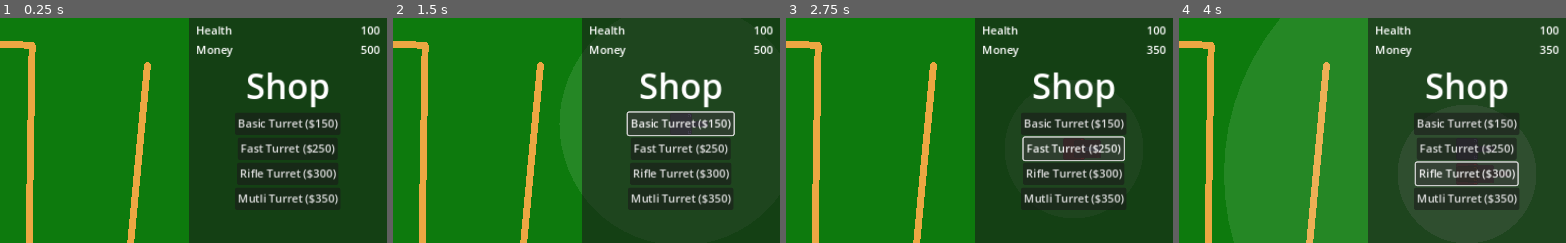
Above: before the commit, frames 1-4 (left to right).
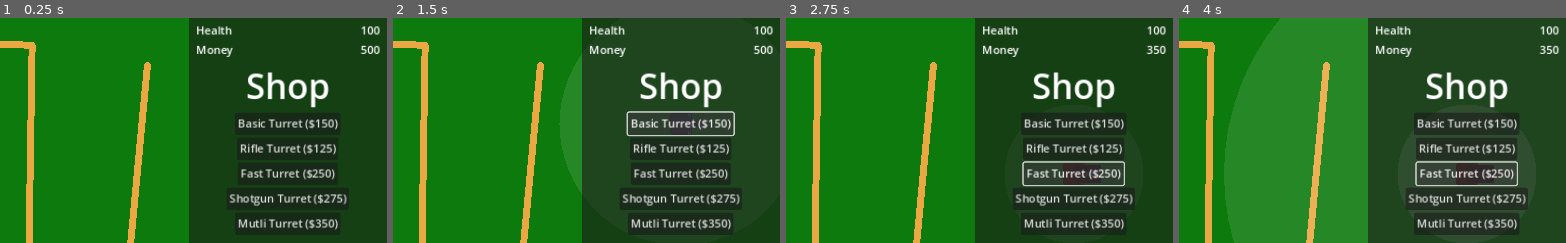
Above: after the commit, the same moments.

Repository: RainbowAsteroids/this-is-a-tower-defense-game
Game: Godot game, scene res://World/world.tscn
Same seed, same stepped clock (60 frames per second), same inputs: the game is played once before the commit and once after it.
Inputs (mouse positions are % of the whole screen's width and height, from its top left):
- Up to frame 1 (0.25 s): no input
- Up to frame 2 (1.5 s): click "Start Round" at 0.5 s; click "Basic Turret ($150)" at 1.25 s
- Up to frame 3 (2.75 s): click "Fast Turret ($250)" at 2 s
- Up to frame 4 (4 s): click (87, 34) at 2.75 s, where only the run after the commit has a clickable "Rifle Turret ($125)"; click (87, 40) at 3.5 s, where only the run before the commit has a clickable "Rifle Turret ($300)"
The pictures show only the part of the screen within x 50-100%, y 5-55%; the shares and areas given below are measured in that part.

The runs differ from the first frame. In frame 1, 2.7% of the frame differs, in the area x 59-90%, y 55-95%; in frame 2, 4.7%; in frame 3, 4.5%; in frame 4, 4.9%, in the area x 58-91%, y 53-97%.

Commit message:
Moved shop entries to their own folder

Diff:
--- a/Enemies/fast_enemy.tscn
+++ b/Enemies/fast_enemy.tscn
@@ -8,8 +8,9 @@
 
 [node name="FastEnemy" instance=ExtResource("1_id1b2")]
 color = Color(0.819608, 0.819608, 0, 1)
-speed = 200.0
-damage = 5.0
+speed = 165.0
+health = 2.0
+damage = 3.0
 bounty = 3
 
 [node name="CollisionShape2D" parent="Area2D" index="0"]
--- /dev/null
+++ b/PurchasableTurrets/basic_turret.tres
@@ -0,0 +1,10 @@
+[gd_resource type="Resource" script_class="PurchasableTurret" load_steps=3 format=3 uid="uid://cjv8338rchj35"]
+
+[ext_resource type="Script" path="res://Turret/purchasable_turret.gd" id="1_pqw2a"]
+[ext_resource type="PackedScene" uid="uid://dh5hhbjkgbjgf" path="res://Turrets/basic_turret.tscn" id="2_87rpb"]
+
+[resource]
+script = ExtResource("1_pqw2a")
+turret = ExtResource("2_87rpb")
+price = 150.0
+name = "Basic Turret"
--- /dev/null
+++ b/PurchasableTurrets/fast_turret.tres
@@ -0,0 +1,10 @@
+[gd_resource type="Resource" script_class="PurchasableTurret" load_steps=3 format=3 uid="uid://danoq4r23d6vy"]
+
+[ext_resource type="Script" path="res://Turret/purchasable_turret.gd" id="1_vkcvn"]
+[ext_resource type="PackedScene" uid="uid://qd7vmern3xhj" path="res://Turrets/fast_turret.tscn" id="2_ibvp1"]
+
+[resource]
+script = ExtResource("1_vkcvn")
+turret = ExtResource("2_ibvp1")
+price = 250.0
+name = "Fast Turret"
--- /dev/null
+++ b/PurchasableTurrets/multi_turret.tres
@@ -0,0 +1,10 @@
+[gd_resource type="Resource" script_class="PurchasableTurret" load_steps=3 format=3 uid="uid://b36y7unyp0m78"]
+
+[ext_resource type="Script" path="res://Turret/purchasable_turret.gd" id="1_mb3f5"]
+[ext_resource type="PackedScene" uid="uid://is4bf7bu5wlk" path="res://Turrets/multi_turret.tscn" id="2_5j1qj"]
+
+[resource]
+script = ExtResource("1_mb3f5")
+turret = ExtResource("2_5j1qj")
+price = 350.0
+name = "Mutli Turret"
--- /dev/null
+++ b/PurchasableTurrets/rifle_turret.tres
@@ -0,0 +1,10 @@
+[gd_resource type="Resource" script_class="PurchasableTurret" load_steps=3 format=3 uid="uid://b5444ga0ihiyo"]
+
+[ext_resource type="Script" path="res://Turret/purchasable_turret.gd" id="1_3ltgt"]
+[ext_resource type="PackedScene" uid="uid://barya0bh7d7dx" path="res://Turrets/rifle_turret.tscn" id="2_u3mjf"]
+
+[resource]
+script = ExtResource("1_3ltgt")
+turret = ExtResource("2_u3mjf")
+price = 125.0
+name = "Rifle Turret"
--- /dev/null
+++ b/PurchasableTurrets/shotgun_turret.tres
@@ -0,0 +1,10 @@
+[gd_resource type="Resource" script_class="PurchasableTurret" load_steps=3 format=3 uid="uid://l2qcjfls3e2e"]
+
+[ext_resource type="Script" path="res://Turret/purchasable_turret.gd" id="1_qj78q"]
+[ext_resource type="PackedScene" uid="uid://bfgwbnmpknrnl" path="res://Turrets/shotgun_turret.tscn" id="2_mbg2f"]
+
+[resource]
+script = ExtResource("1_qj78q")
+turret = ExtResource("2_mbg2f")
+price = 275.0
+name = "Shotgun Turret"
--- a/Turret/turret.gd
+++ b/Turret/turret.gd
@@ -42,7 +42,7 @@
 		if len(enemies) != 0:
 			enemies.sort_custom(func(a, b): return a.get_parent().progress > b.get_parent().progress)
 
-			barrel.look_at(enemies[0].global_position)
+			look_at(enemies[0].global_position)
 
 			if fire_timer.is_stopped():
 				_on_fire_timer_timeout()
--- a/Turret/turret.tscn
+++ b/Turret/turret.tscn
@@ -10,7 +10,8 @@
 radius = 175.0
 
 [sub_resource type="RectangleShape2D" id="RectangleShape2D_r2kei"]
-size = Vector2(32, 22)
+resource_local_to_scene = true
+size = Vector2(32, 32)
 
 [node name="Turret" type="Area2D"]
 script = ExtResource("1_8dyr8")
@@ -20,6 +21,7 @@
 bullets_per_second = 1.25
 
 [node name="CollisionShape2D" type="CollisionShape2D" parent="."]
+visible = false
 shape = SubResource("CircleShape2D_r0g2t")
 
 [node name="Icon" type="Sprite2D" parent="."]
@@ -46,6 +48,7 @@
 script = ExtResource("4_3piw3")
 
 [node name="CollisionShape2D" type="CollisionShape2D" parent="TurretCollider"]
+visible = false
 shape = SubResource("RectangleShape2D_r2kei")
 
 [connection signal="timeout" from="FireTimer" to="." method="_on_fire_timer_timeout"]
--- a/Turrets/basic_turret.tscn
+++ b/Turrets/basic_turret.tscn
@@ -9,7 +9,6 @@
 [node name="BasicTurret" instance=ExtResource("1_lpp3n")]
 
 [node name="CollisionShape2D" parent="." index="0"]
-visible = false
 shape = SubResource("CircleShape2D_cbb2l")
 
 [node name="Icon" parent="." index="1"]
@@ -17,6 +16,3 @@
 
 [node name="Sprite2D" parent="Barrel" index="0"]
 modulate = Color(0.627451, 0.560784, 1, 1)
-
-[node name="CollisionShape2D" parent="TurretCollider" index="0"]
-visible = false
--- a/Turrets/rifle_turret.tscn
+++ b/Turrets/rifle_turret.tscn
@@ -1,10 +1,14 @@
-[gd_scene load_steps=3 format=3 uid="uid://barya0bh7d7dx"]
+[gd_scene load_steps=4 format=3 uid="uid://barya0bh7d7dx"]
 
 [ext_resource type="PackedScene" uid="uid://dnlssr3d53l18" path="res://Turret/turret.tscn" id="1_hest7"]
 
 [sub_resource type="CircleShape2D" id="CircleShape2D_13iru"]
 resource_local_to_scene = true
 radius = 175.0
+
+[sub_resource type="RectangleShape2D" id="RectangleShape2D_s5lvv"]
+resource_local_to_scene = true
+size = Vector2(32, 22)
 
 [node name="RifleTurret" instance=ExtResource("1_hest7")]
 radius = 350.0
@@ -25,3 +29,7 @@
 
 [node name="FirePosition" parent="Barrel/FirePositions" index="0"]
 position = Vector2(60, 0)
+
+[node name="CollisionShape2D" parent="TurretCollider" index="0"]
+visible = true
+shape = SubResource("RectangleShape2D_s5lvv")
--- /dev/null
+++ b/Turrets/shotgun_turret.tscn
@@ -0,0 +1,56 @@
+[gd_scene load_steps=6 format=3 uid="uid://bfgwbnmpknrnl"]
+
+[ext_resource type="PackedScene" uid="uid://dnlssr3d53l18" path="res://Turret/turret.tscn" id="1_qoh3b"]
+[ext_resource type="Script" path="res://Turret/multi_turret.gd" id="2_se3dw"]
+[ext_resource type="Texture2D" uid="uid://bdoxd3xps8sbu" path="res://icon.svg" id="3_wtu38"]
+
+[sub_resource type="CircleShape2D" id="CircleShape2D_tknd6"]
+resource_local_to_scene = true
+radius = 175.0
+
+[sub_resource type="RectangleShape2D" id="RectangleShape2D_61yjg"]
+resource_local_to_scene = true
+size = Vector2(32, 32)
+
+[node name="ShotgunTurret" instance=ExtResource("1_qoh3b")]
+script = ExtResource("2_se3dw")
+radius = 60.0
+bullets_per_second = 1.75
+bullet_penetration = 2
+
+[node name="CollisionShape2D" parent="." index="0"]
+shape = SubResource("CircleShape2D_tknd6")
+
+[node name="Icon" parent="." index="1"]
+modulate = Color(1, 1, 0, 1)
+
+[node name="Sprite2D" parent="Barrel" index="0"]
+modulate = Color(0.54902, 0.541176, 0, 1)
+metadata/_edit_lock_ = true
+
+[node name="FirePosition2" type="Marker2D" parent="Barrel/FirePositions" index="1"]
+position = Vector2(33, -19)
+rotation = -0.523599
+
+[node name="FirePosition3" type="Marker2D" parent="Barrel/FirePositions" index="2"]
+position = Vector2(33, 19)
+rotation = 0.523599
+
+[node name="Sprite2D2" type="Sprite2D" parent="Barrel" index="2"]
+modulate = Color(0.54902, 0.541176, 0, 1)
+rotation = -0.523599
+scale = Vector2(0.3, 0.074)
+texture = ExtResource("3_wtu38")
+offset = Vector2(65, 0)
+metadata/_edit_lock_ = true
+
+[node name="Sprite2D3" type="Sprite2D" parent="Barrel" index="3"]
+modulate = Color(0.54902, 0.541176, 0, 1)
+rotation = 0.523599
+scale = Vector2(0.3, 0.074)
+texture = ExtResource("3_wtu38")
+offset = Vector2(65, 0)
+metadata/_edit_lock_ = true
+
+[node name="CollisionShape2D" parent="TurretCollider" index="0"]
+shape = SubResource("RectangleShape2D_61yjg")
--- a/World/shop.gd
+++ b/World/shop.gd
@@ -2,14 +2,14 @@
 extends VBoxContainer
 
 @export var turrets: Array[PurchasableTurret]
-@export var turret_parent: Node
+@export var world: World
 @export var shop_button: PackedScene
 
 func _ready():
 	for turret in turrets:
 		var button = shop_button.instantiate()
 
-		button.turret_parent = turret_parent
+		button.turret_parent = world
 		button.turret_scene = turret.turret
 		button.cost = turret.price
 		button.text = "{0} (${1})".format([turret.name, turret.price])
--- a/World/shop_button.gd
+++ b/World/shop_button.gd
@@ -4,6 +4,11 @@
 var turret_scene: PackedScene
 var cost: float
 
+func _ready():
+	MoneyManager.money_changed.connect(func():
+		disabled = MoneyManager.money < cost
+	)
+
 func _on_pressed():
 	var turret = turret_scene.instantiate()
 	turret.bullet_parent = turret_parent
--- a/World/world.tscn
+++ b/World/world.tscn
@@ -9,15 +9,15 @@
 [ext_resource type="Script" path="res://Wave/wave.gd" id="4_5l1nr"]
 [ext_resource type="Script" path="res://World/shop.gd" id="4_nfxdo"]
 [ext_resource type="PackedScene" uid="uid://bbckncmw2mwqs" path="res://Enemies/chunky_enemy.tscn" id="5_3q7lx"]
-[ext_resource type="Script" path="res://Turret/purchasable_turret.gd" id="5_p0qom"]
 [ext_resource type="PackedScene" uid="uid://bb421g0tdgrgr" path="res://World/shop_button.tscn" id="6_ajp2n"]
 [ext_resource type="PackedScene" uid="uid://b81d6tupdr1ba" path="res://Enemies/fast_enemy.tscn" id="6_dopac"]
-[ext_resource type="PackedScene" uid="uid://dh5hhbjkgbjgf" path="res://Turrets/basic_turret.tscn" id="6_xfr7i"]
 [ext_resource type="PackedScene" uid="uid://bufo6nmi6meji" path="res://Enemies/tank_enemy.tscn" id="7_tdbrl"]
-[ext_resource type="PackedScene" uid="uid://qd7vmern3xhj" path="res://Turrets/fast_turret.tscn" id="7_yndvy"]
 [ext_resource type="Script" path="res://World/WaveLabel.gd" id="9_o78d1"]
-[ext_resource type="PackedScene" uid="uid://barya0bh7d7dx" path="res://Turrets/rifle_turret.tscn" id="16_rvapt"]
-[ext_resource type="PackedScene" uid="uid://is4bf7bu5wlk" path="res://Turrets/multi_turret.tscn" id="17_fc0r2"]
+[ext_resource type="Resource" uid="uid://cjv8338rchj35" path="res://PurchasableTurrets/basic_turret.tres" id="13_464ma"]
+[ext_resource type="Resource" uid="uid://b5444ga0ihiyo" path="res://PurchasableTurrets/rifle_turret.tres" id="14_f5qdl"]
+[ext_resource type="Resource" uid="uid://danoq4r23d6vy" path="res://PurchasableTurrets/fast_turret.tres" id="15_tq1hl"]
+[ext_resource type="Resource" uid="uid://l2qcjfls3e2e" path="res://PurchasableTurrets/shotgun_turret.tres" id="16_3wuwi"]
+[ext_resource type="Resource" uid="uid://b36y7unyp0m78" path="res://PurchasableTurrets/multi_turret.tres" id="17_6r4le"]
 
 [sub_resource type="Resource" id="Resource_ql0ut"]
 script = ExtResource("3_ubswt")
@@ -94,30 +94,6 @@
 point_count = 12
 
 [sub_resource type="RectangleShape2D" id="RectangleShape2D_1ef17"]
-
-[sub_resource type="Resource" id="Resource_2frp7"]
-script = ExtResource("5_p0qom")
-turret = ExtResource("6_xfr7i")
-price = 150.0
-name = "Basic Turret"
-
-[sub_resource type="Resource" id="Resource_10uv4"]
-script = ExtResource("5_p0qom")
-turret = ExtResource("7_yndvy")
-price = 250.0
-name = "Fast Turret"
-
-[sub_resource type="Resource" id="Resource_ni8or"]
-script = ExtResource("5_p0qom")
-turret = ExtResource("16_rvapt")
-price = 300.0
-name = "Rifle Turret"
-
-[sub_resource type="Resource" id="Resource_2g80w"]
-script = ExtResource("5_p0qom")
-turret = ExtResource("17_fc0r2")
-price = 350.0
-name = "Mutli Turret"
 
 [node name="World" type="Node2D" node_paths=PackedStringArray("enemy_parent", "start_button")]
 script = ExtResource("1_p3dig")
@@ -232,12 +208,12 @@
 text = "Shop"
 horizontal_alignment = 1
 
-[node name="Shop" type="VBoxContainer" parent="CanvasLayer/Control/Sidebar/MarginContainer/VBoxContainer" node_paths=PackedStringArray("turret_parent")]
+[node name="Shop" type="VBoxContainer" parent="CanvasLayer/Control/Sidebar/MarginContainer/VBoxContainer" node_paths=PackedStringArray("world")]
 layout_mode = 2
 size_flags_vertical = 3
 script = ExtResource("4_nfxdo")
-turrets = Array[ExtResource("5_p0qom")]([SubResource("Resource_2frp7"), SubResource("Resource_10uv4"), SubResource("Resource_ni8or"), SubResource("Resource_2g80w")])
-turret_parent = NodePath("../../../../../..")
+turrets = Array[Resource("res://Turret/purchasable_turret.gd")]([ExtResource("13_464ma"), ExtResource("14_f5qdl"), ExtResource("15_tq1hl"), ExtResource("16_3wuwi"), ExtResource("17_6r4le")])
+world = NodePath("../../../../../..")
 shop_button = ExtResource("6_ajp2n")
 
 [node name="HBoxContainer3" type="HBoxContainer" parent="CanvasLayer/Control/Sidebar/MarginContainer/VBoxContainer"]
Not shown: 1 places in World/world.tscn that only renumber resources
